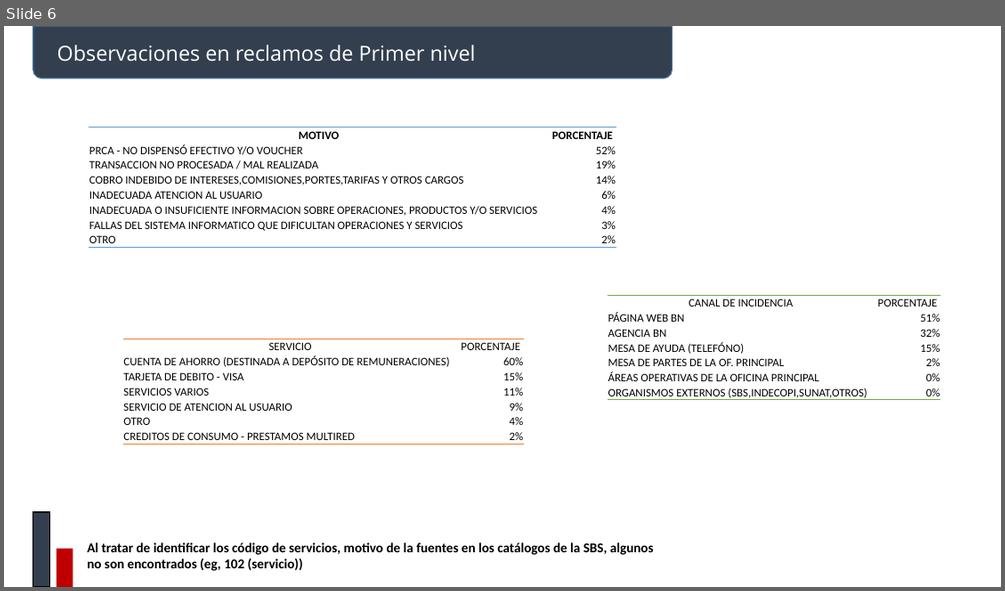
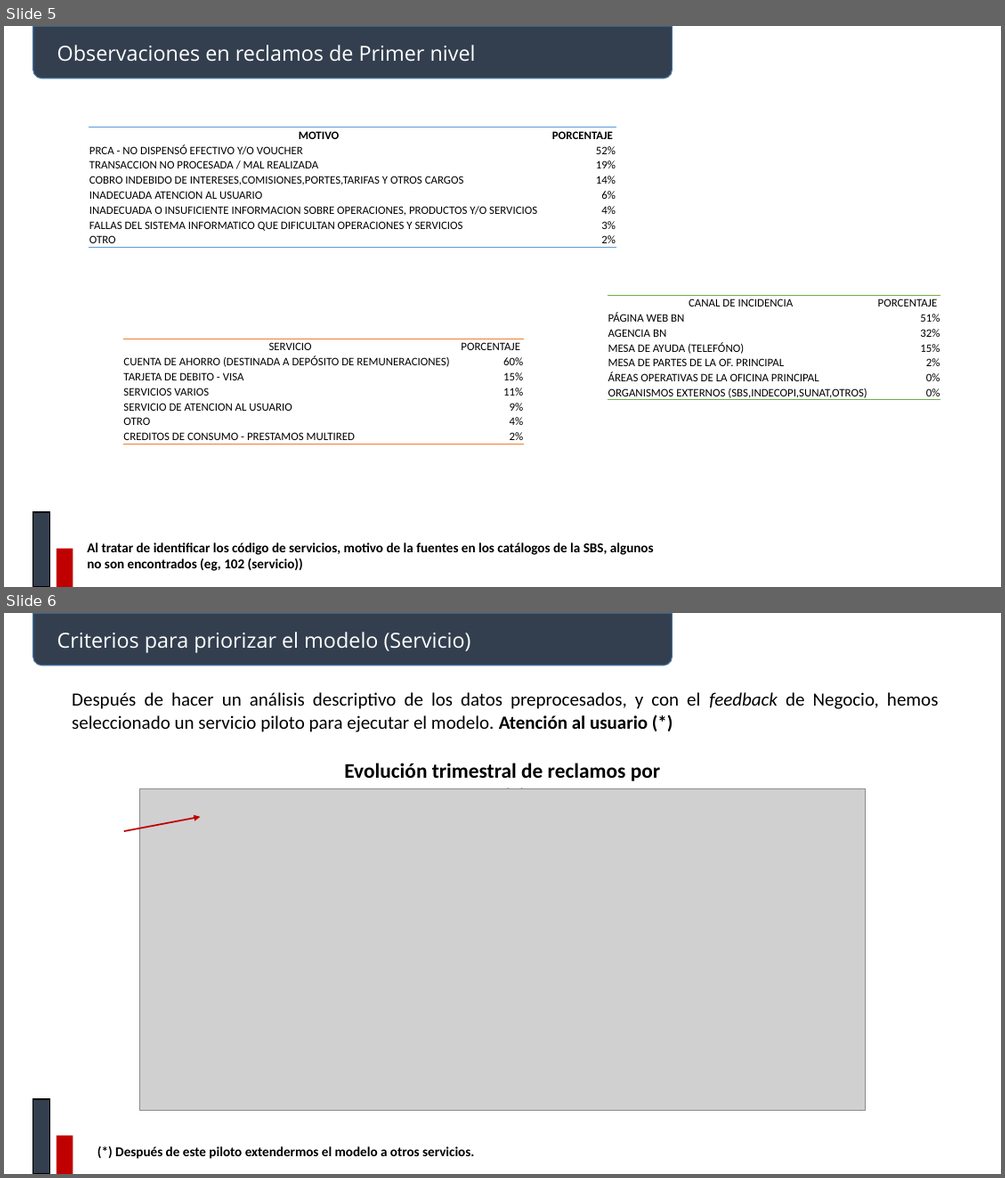
Before and after one commit to johnkbarrera/R2D2, a slide deck: BancoNacion/documentos/Reclamos.pptx. Shown one above the other, each under a label of ours: slide 6 before the commit, slides 5 and 6 after it. The pictures are 1005x591 and 1005x1178 pixels, drawn with LibreOffice and Linux fonts; fonts in the diff are those of the drawing; grey boxes stand for pictures. Boxes give left, top, right and bottom in pixels: in the first picture for what was removed or moved away, otherwise in the second. Text is boxed around its words. In the diff, an @@ line names an element or a change of style, - is before the commit and + after.

Commit message:
reclamos 03 01

```diff
--- a/BancoNacion/documentos/Reclamos.pptx
+++ b/BancoNacion/documentos/Reclamos.pptx
@@ slide 6 added at (4, 613, 1001, 1174), background #FFFFFF @@
@@ round same rect added at (33, 613, 672, 666), fill #333F50, outline #43739E 1 pt @@
@@ text added at (57, 632, 471, 653), 20 pt, text #FFFFFF @@
+Criterios para priorizar el modelo (Servicio)
@@ text added at (72, 692, 938, 732), 18 pt, text #000000 @@
+Después de hacer un análisis descriptivo de los datos preprocesados, y con el feedback de Negocio, hemos seleccionado un servicio piloto para ejecutar el modelo. Atención al usuario (*)
@@ text added at (344, 763, 660, 789), 20 pt, text #000000, bold @@
+Evolución trimestral de reclamos por servicio
@@ picture added at (140, 788, 866, 1111) @@
@@ arrow added from (124, 831) to (200, 817), #C00000 1.5 pt @@
@@ rectangle added at (33, 1099, 49, 1174), fill #333F50, outline #000000 1 pt @@
@@ rectangle added at (57, 1135, 73, 1174), fill #C00000 @@
@@ text added at (115, 1146, 474, 1159), 13 pt, text #000000, bold @@
+(*) Después de este piloto extendermos el modelo a otros servicios.
@@ what was slide 6 is now slide 5 @@
```
Also in this commit, not shown: 4 other slides added, 2 other files.
